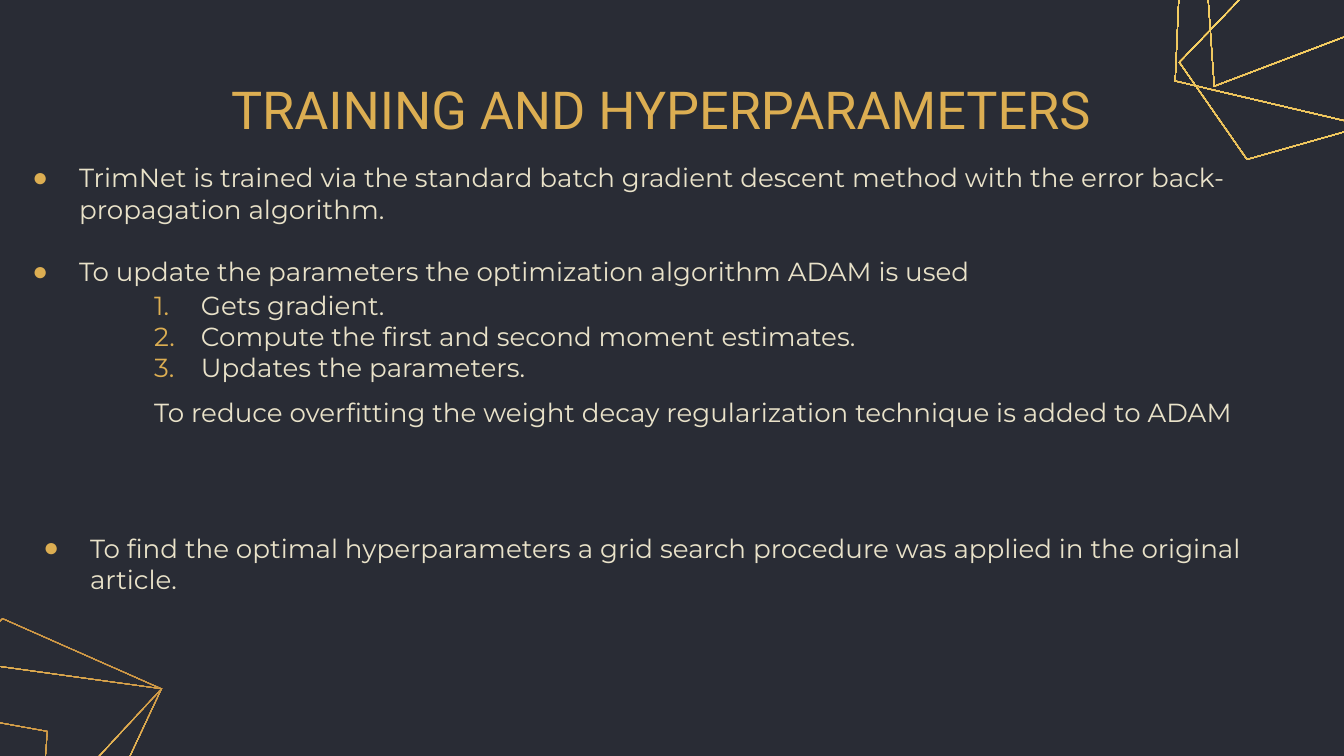
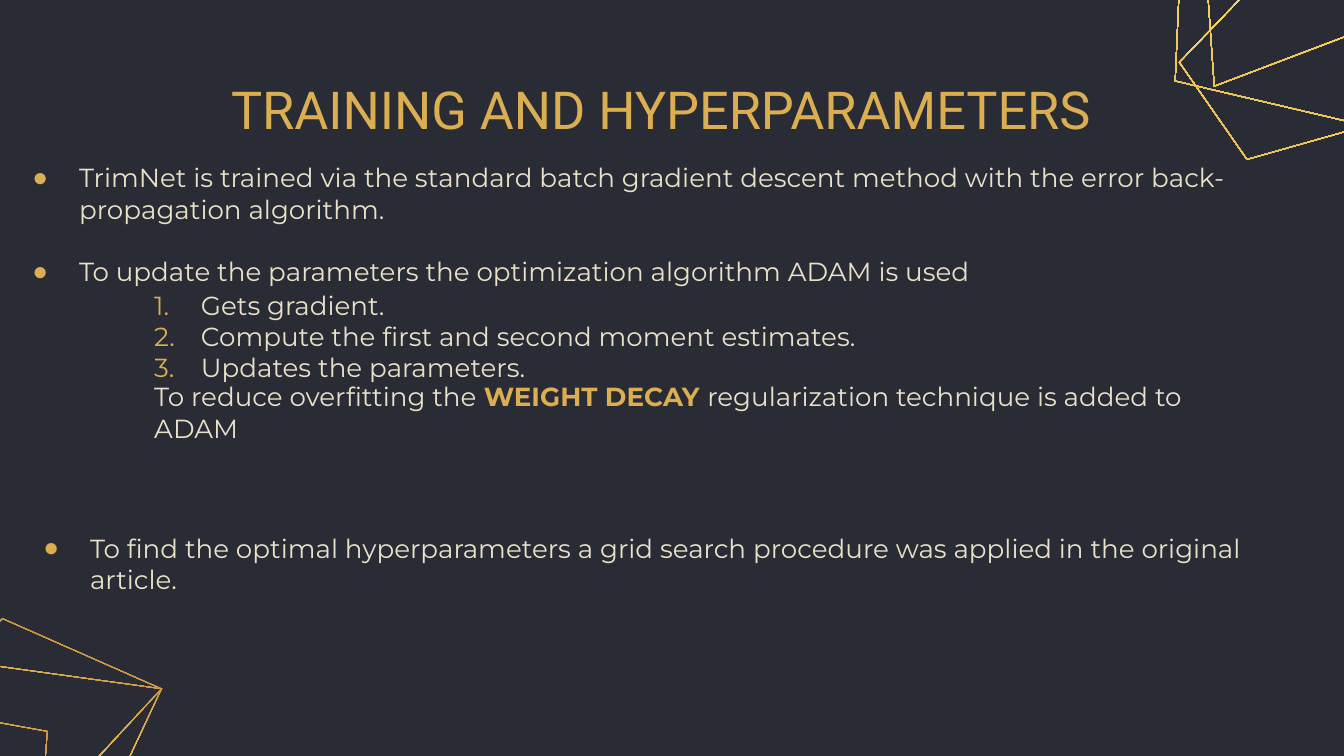
Before and after one commit to gretagrassmann/Machine-Learning-Exam, a slide deck: slide 25 of ML_presentation.pptx. Drawn at 1344x756 pixels with LibreOffice and Linux fonts; fonts in the diff are those of the drawing. Boxes give left, top, right and bottom in pixels: in the first picture for what was removed or moved away, otherwise in the second. Text is boxed around its words. In the diff, an @@ line names an element or a change of style, - is before the commit and + after.

```diff
--- a/ML_presentation.pptx
+++ b/ML_presentation.pptx
@@ text at (154,381,1182,438): text changed @@
-To reduce overfitting the weight decay regularization technique is added to ADAM
+To reduce overfitting the WEIGHT DECAY regularization technique is added to ADAM
```
Also in this commit, not shown: 2 other slides changed.
